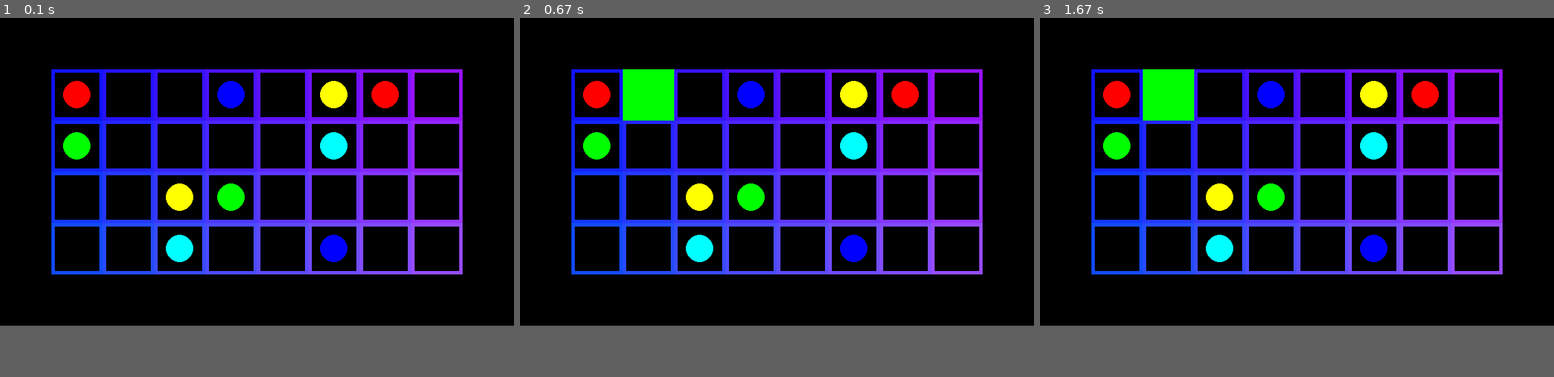
Above: before the commit, frames 1-3 (left to right).
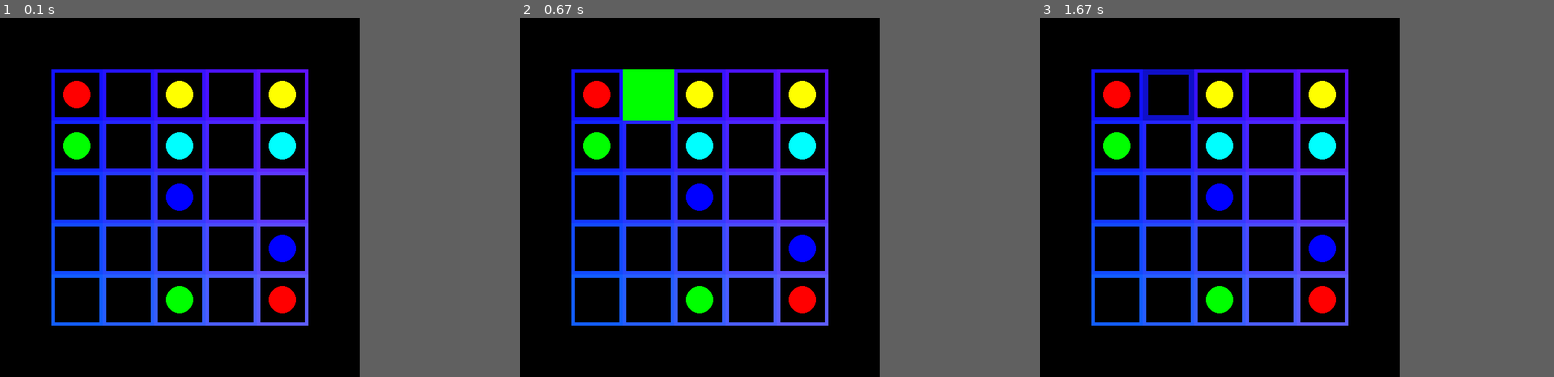
Above: after the commit, the same moments.

Repository: edvinalestig/flow-pygame
Game: pygame game, started from main.py
The game is run twice, just before and just after one commit, with the same random seed, the same clock (stepped at 60 frames per second) and the same inputs.
Inputs (mouse positions are in pixels of both pictures, inside the frame that each line leads up to):
- Up to frame 1 (0.1 s): no input
- Up to frame 2 (0.67 s): press the mouse at (751, 298) at 0.37 s; move the mouse to (699, 193) at 0.47 s; release the mouse at (648, 86) at 0.6 s
- Up to frame 3 (1.67 s): click (1168, 93) at 0.72 s
In our replay, the window is 750x450 before the commit and 525x525 after it. These sizes can differ from the game's own. Grey fills any space a smaller window leaves; there, only what the larger window draws over its background counts as a difference.

The runs differ from the first frame. In frame 1, 11% of the frame differs, in the area x 10-90%, y 14-86%; in frame 2, 11%; in frame 3, 12%.

Commit message:
Added click to remove colour

Diff:
--- a/levels.py
+++ b/levels.py
@@ -1,7 +1,7 @@
 def getLevel():
     # [colour, start tile, end tile]
     colours1 = [[(255, 0, 0), 0, 24], [(0, 255, 0), 1, 14], [(0, 0, 255), 12, 23], [(255, 255, 0), 10, 20], [(0, 255, 255), 11, 21]]
-    level1 = {"height": 4, "width": 8, "colours": colours1}
+    level1 = {"height": 5, "width": 5, "colours": colours1}
 
 
     return level1
--- a/main.py
+++ b/main.py
@@ -17,6 +17,7 @@
         self.centrePoints = []
         self.rectangles = []
         self.statics = []
+        self.filledTiles = []
 
         level = levels.getLevel()
         self.loadLevel(level)
@@ -47,6 +48,7 @@
 
                 centrePoint = (math.floor(i + self.sideLength/2), math.floor(j + self.sideLength/2))
                 self.centrePoints.append(centrePoint)
+                self.filledTiles.append(False)
 
                 j += self.sideLength
             i += self.sideLength
@@ -67,8 +69,6 @@
 
     def createStaticTile(self, index, colour):
         self.statics.append(index)
-        # rectangle = self.rectangles[index]
-        # pygame.draw.rect(self.screen, colour, rectangle)
         centrePoint = self.centrePoints[index]
         pygame.draw.circle(self.screen, colour, centrePoint, 20)
 
@@ -79,7 +79,15 @@
                 try:
                     static = self.statics.index(i)
                 except ValueError:
-                    pygame.draw.rect(self.screen, colour, value)
+                    if not self.filledTiles[i]:
+                        pygame.draw.rect(self.screen, colour, value)
+                        self.filledTiles[i] = True
+                    else:
+                        pygame.draw.rect(self.screen, (0, 0, 0), value)
+                        pygame.draw.rect(self.screen, (15, 15, 200), value, 8)
+                        self.filledTiles[i] = False
+
+
 
 try:
     if sys.argv[1] == "-d":
